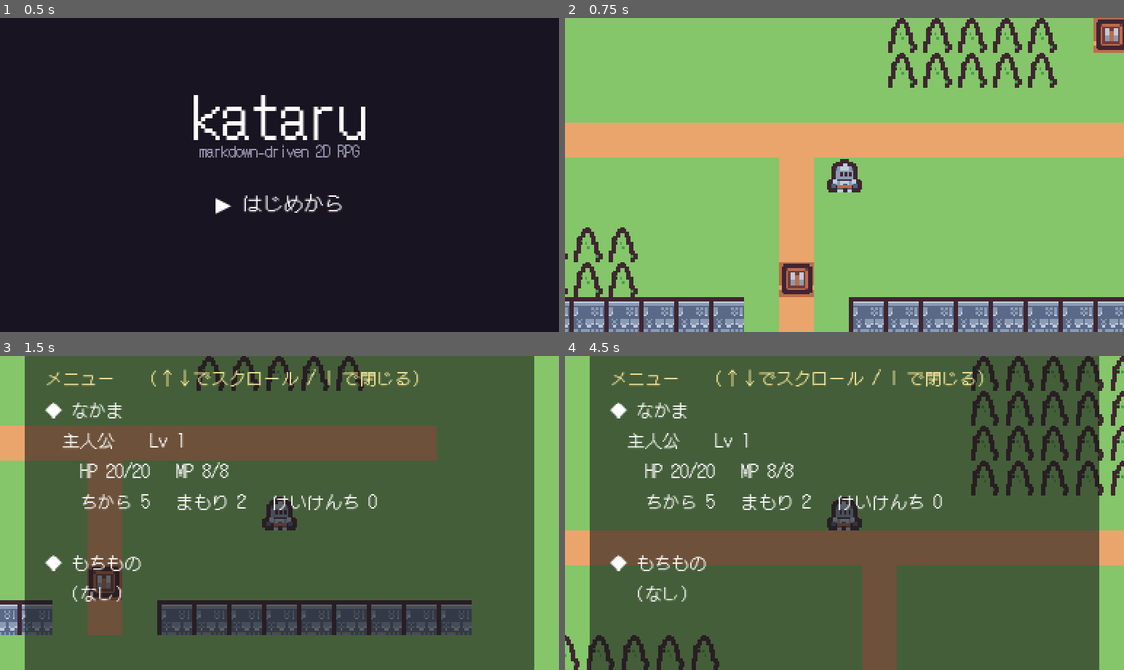
Above: before the commit, frames 1-4 (two rows, left to right).
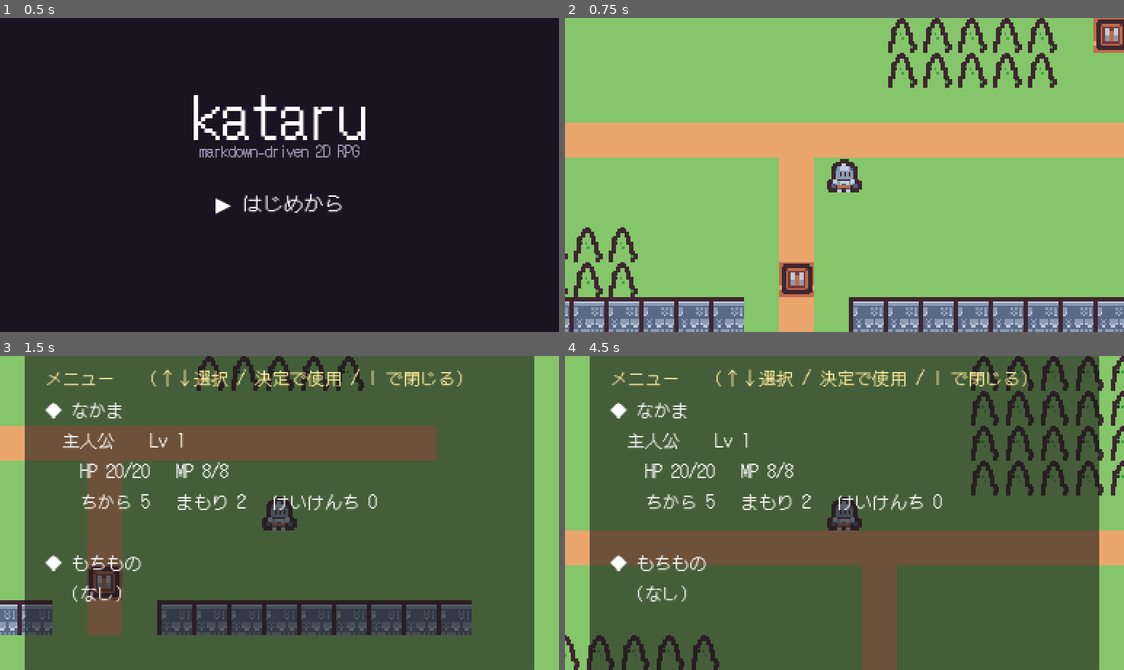
Above: after the commit, the same moments.

Repository: dobachi/kataru
Game: Godot game, scene res://src/game/Title.tscn
Same seed, same stepped clock (60 frames per second), same inputs: the game is played once before the commit and once after it.
Inputs:
- Up to frame 1 (0.5 s): no input
- Up to frame 2 (0.75 s): tap Enter (ui_accept) at 0.5 s; hold Right (ui_right) from 0.53 s (still down); hold Enter (ui_accept) from 0.53 s (still down)
- Up to frame 3 (1.5 s): release Right (ui_right) at 1.28 s; release Enter (ui_accept) at 1.28 s; hold Down (ui_down) from 1.28 s (still down); tap I at 1.35 s
- Up to frame 4 (4.5 s): tap Enter (ui_accept) at 1.52, 1.55, 1.82, 2, 3.02, 3.05, 3.32 s; release Down (ui_down) at 2.03 s; hold Right (ui_right) 2.03-2.78 s; hold Enter (ui_accept) 2.03-2.78 s; hold Up (ui_up) 2.78-3.53 s; tap I at 2.85, 4.35 s; hold Enter (ui_accept) 3.53-4.28 s; hold Left (ui_left) from 3.53 s (still down)

Frame 1 is identical in both runs. In frame 2, less than 0.1% of the frame differs, in the area x 49-53%, y 46-56%; in frame 3, 1.3%, in the area x 34-83%, y 4-56%; in frame 4, 1.2%.

Commit message:
S5: 宝箱(#38)とアイテム使用(#37)
- 宝箱: chest スプライト追加、宝箱NPC(give+set)で一度だけアイテム入手→以後『空っぽ』
- アイテム効果: items に heal_hp/heal_mp。もちもので↑↓選択・決定で使用→回復・消費（最大値でキャップ）
- 回復薬(potion)を追加し、ダンジョンの宝箱から入手→使用の基本ループが成立
- 宝箱入手/再オープン空/使用回復/消費 をヘッドレスで検証(PASS)

関連: #38 #37

Diff:
--- /dev/null
+++ b/data/items/potion.json
@@ -0,0 +1,7 @@
+{
+  "id": "potion",
+  "name": "回復薬",
+  "desc": "飲むと HP が 20 回復する。",
+  "heal_hp": 20,
+  "heal_mp": 0
+}
--- a/data/maps/dungeon.json
+++ b/data/maps/dungeon.json
@@ -301,7 +301,15 @@
       true
     ]
   ],
-  "npcs": [],
+  "npcs": [
+    {
+      "id": "chest1",
+      "pos": [
+        6,
+        4
+      ]
+    }
+  ],
   "warps": [
     {
       "pos": [
--- /dev/null
+++ b/data/npcs/chest1.json
@@ -0,0 +1,35 @@
+{
+  "id": "chest1",
+  "name": "宝箱",
+  "sprite": "chest",
+  "dialogue": [
+    {
+      "if": [
+        [
+          [
+            "chest1",
+            "opened"
+          ]
+        ]
+      ],
+      "lines": [
+        "宝箱は空っぽだ。"
+      ]
+    },
+    {
+      "if": [],
+      "lines": [
+        "宝箱を開けた！　回復薬を手に入れた。"
+      ],
+      "set": [
+        [
+          "chest1",
+          "opened"
+        ]
+      ],
+      "give": [
+        "potion"
+      ]
+    }
+  ]
+}
--- a/src/core/inventory_box.gd
+++ b/src/core/inventory_box.gd
@@ -1,8 +1,12 @@
 class_name InventoryBox
 extends CanvasLayer
-## メニュー（なかま／もちもの）。内容が多いときは ↑↓ でスクロールできる。I で開閉。
+## メニュー（なかま＝ステータス／もちもの）。アイテムは ↑↓ で選び、決定で使用。I で開閉。
 
 var active := false
+var _party: Array = []
+var _items: Array = []
+var _sel := 0
+var _item_line0 := 0
 var _title: Label
 var _body: Label
 var _scroll: ScrollContainer
@@ -18,7 +22,7 @@
 	add_child(panel)
 
 	_title = Label.new()
-	_title.text = "メニュー   （↑↓でスクロール / I で閉じる）"
+	_title.text = "メニュー   （↑↓選択 / 決定で使用 / I で閉じる）"
 	_title.modulate = Color(1.0, 0.92, 0.6)
 	_title.position = Vector2(14, 8)
 	panel.add_child(_title)
@@ -34,15 +38,33 @@
 
 	_body = Label.new()
 	_body.autowrap_mode = TextServer.AUTOWRAP_WORD_SMART
-	_body.custom_minimum_size = Vector2(322, 0)   # 折り返し幅（縦はコンテンツに追従）
+	_body.custom_minimum_size = Vector2(322, 0)
 	_scroll.add_child(_body)
 
 	visible = false
 
-## party: stats辞書の配列, items: {name,desc} の配列
 func open(party: Array, items: Array) -> void:
+	_party = party
+	_items = items
+	_sel = 0
+	_render()
+	active = true
+	visible = true
+	call_deferred("_scroll_to_sel")
+
+func move(dir: int) -> void:
+	if _items.is_empty():
+		return
+	_sel = clampi(_sel + dir, 0, _items.size() - 1)
+	_render()
+	_scroll_to_sel()
+
+func selected() -> Dictionary:
+	return _items[_sel] if _sel < _items.size() else {}
+
+func _render() -> void:
 	var lines: Array = ["◆ なかま"]
-	for m in party:
+	for m in _party:
 		lines.append("  %s    Lv %d" % [str(m.get("name", "")), int(m.get("level", 1))])
 		lines.append("    HP %d/%d   MP %d/%d" % [
 			int(m.get("hp", 0)), int(m.get("max_hp", 0)), int(m.get("mp", 0)), int(m.get("max_mp", 0))])
@@ -50,19 +72,24 @@
 			int(m.get("atk", 0)), int(m.get("def", 0)), int(m.get("exp", 0))])
 	lines.append("")
 	lines.append("◆ もちもの")
-	if items.is_empty():
+	_item_line0 = lines.size()
+	if _items.is_empty():
 		lines.append("  （なし）")
 	else:
-		for it in items:
+		for i in _items.size():
+			var it: Dictionary = _items[i]
 			var desc := str(it.get("desc", ""))
-			lines.append(("  ・%s … %s" % [str(it.get("name", "")), desc]) if desc != "" else ("  ・%s" % str(it.get("name", ""))))
+			var label := ("%s … %s" % [str(it.get("name", "")), desc]) if desc != "" else str(it.get("name", ""))
+			lines.append(("▶ " if i == _sel else "   ") + label)
 	_body.text = "\n".join(PackedStringArray(lines))
-	_scroll.scroll_vertical = 0
-	active = true
-	visible = true
 
-func scroll(dir: int) -> void:
-	_scroll.scroll_vertical += dir * 16
+func _scroll_to_sel() -> void:
+	if _items.is_empty():
+		return
+	var line_h := 18
+	var y := (_item_line0 + _sel) * line_h
+	var vh := int(_scroll.size.y)
+	_scroll.scroll_vertical = clampi(y - vh / 2, 0, 100000)
 
 func close() -> void:
 	active = false
--- a/src/core/npc.gd
+++ b/src/core/npc.gd
@@ -5,7 +5,7 @@
 ## sprite名 → アトラス列（assets/sprites/characters.png）
 const SPRITE_COL := {
 	"elder": 1, "merchant": 2, "apothecary": 3,
-	"swordsman": 4, "forest-dweller": 5, "herb": 6, "slime": 7,
+	"swordsman": 4, "forest-dweller": 5, "herb": 6, "slime": 7, "chest": 8,
 }
 
 var cell := Vector2i.ZERO
--- a/src/game/Main.gd
+++ b/src/game/Main.gd
@@ -146,9 +146,11 @@
 		return
 	if _inv_box.active:
 		if event.is_action_pressed("ui_up"):
-			_inv_box.scroll(-1)
+			_inv_box.move(-1)
 		elif event.is_action_pressed("ui_down"):
-			_inv_box.scroll(1)
+			_inv_box.move(1)
+		elif event.is_action_pressed("ui_accept"):
+			_use_selected_item()
 		elif event is InputEventKey and event.pressed and not event.echo and event.keycode == KEY_I:
 			_inv_box.close()
 			_player.input_locked = false
@@ -265,6 +267,23 @@
 		items.append(ItemLoader.load_item(str(id)))
 	_inv_box.open(_party, items)
 	_player.input_locked = true
+
+## もちもので選択中のアイテムを使う（回復など）。効果が無ければ何もしない。
+func _use_selected_item() -> void:
+	var it := _inv_box.selected()
+	if it.is_empty():
+		return
+	var hp := int(it.get("heal_hp", 0))
+	var mp := int(it.get("heal_mp", 0))
+	if hp <= 0 and mp <= 0:
+		_toast("%s は いま使えない" % str(it.get("name", "")))
+		return
+	var leader: Dictionary = _party[0]
+	leader["hp"] = min(int(leader.get("max_hp", 1)), int(leader.get("hp", 0)) + hp)
+	leader["mp"] = min(int(leader.get("max_mp", 0)), int(leader.get("mp", 0)) + mp)
+	_inventory.erase(str(it.get("id", "")))
+	_toast("%s を使った（HP+%d）" % [str(it.get("name", "")), hp])
+	_open_inventory()
 
 ## 効果（set/give/take）をまとめて適用する。
 func _apply_ops(d: Dictionary) -> void:
Binary file changed: assets/sprites/characters.png
Not shown, added: scenario/items/potion.md
Not shown, changed: scenario/maps/dungeon.md
Not shown, added: scenario/npcs/chest1.md
Not shown, changed: tools/buildart.py
Not shown, changed: tools/itemfmt.py
